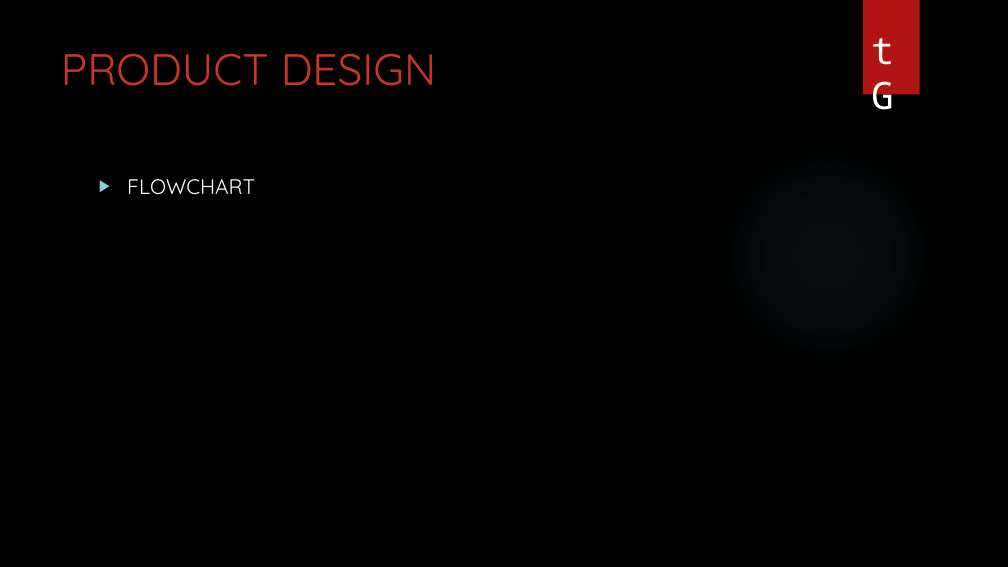
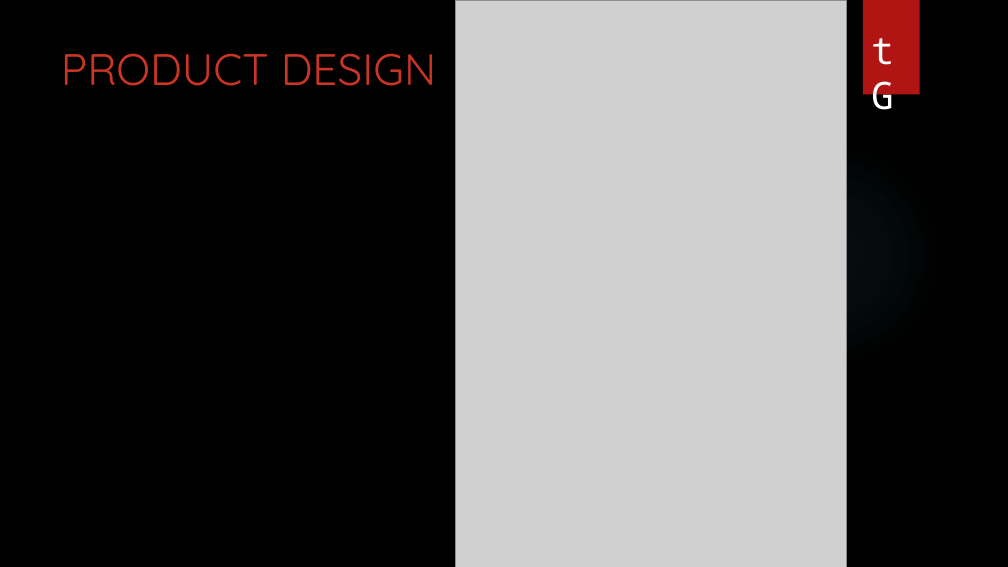
Before and after one commit to sbribrowne/Project-One-Team-One, a slide deck: slide 4 of techGine-presentation.pptx. Drawn at 1008x567 pixels with LibreOffice and Linux fonts; fonts in the diff are those of the drawing; grey boxes stand for pictures; background and template pictures are left out. Boxes give left, top, right and bottom in pixels: in the first picture for what was removed or moved away, otherwise in the second. Text is boxed around its words. In the diff, an @@ line names an element or a change of style, - is before the commit and + after.

Commit message:
updated presentation with image and flowchart

```diff
--- a/techGine-presentation.pptx
+++ b/techGine-presentation.pptx
@@ picture added at [455, 0, 846, 567] @@
@@ text removed at [127, 179, 255, 195] @@
-▶ FLOWCHART
```
Also in this commit, not shown: 6 other slides changed.
